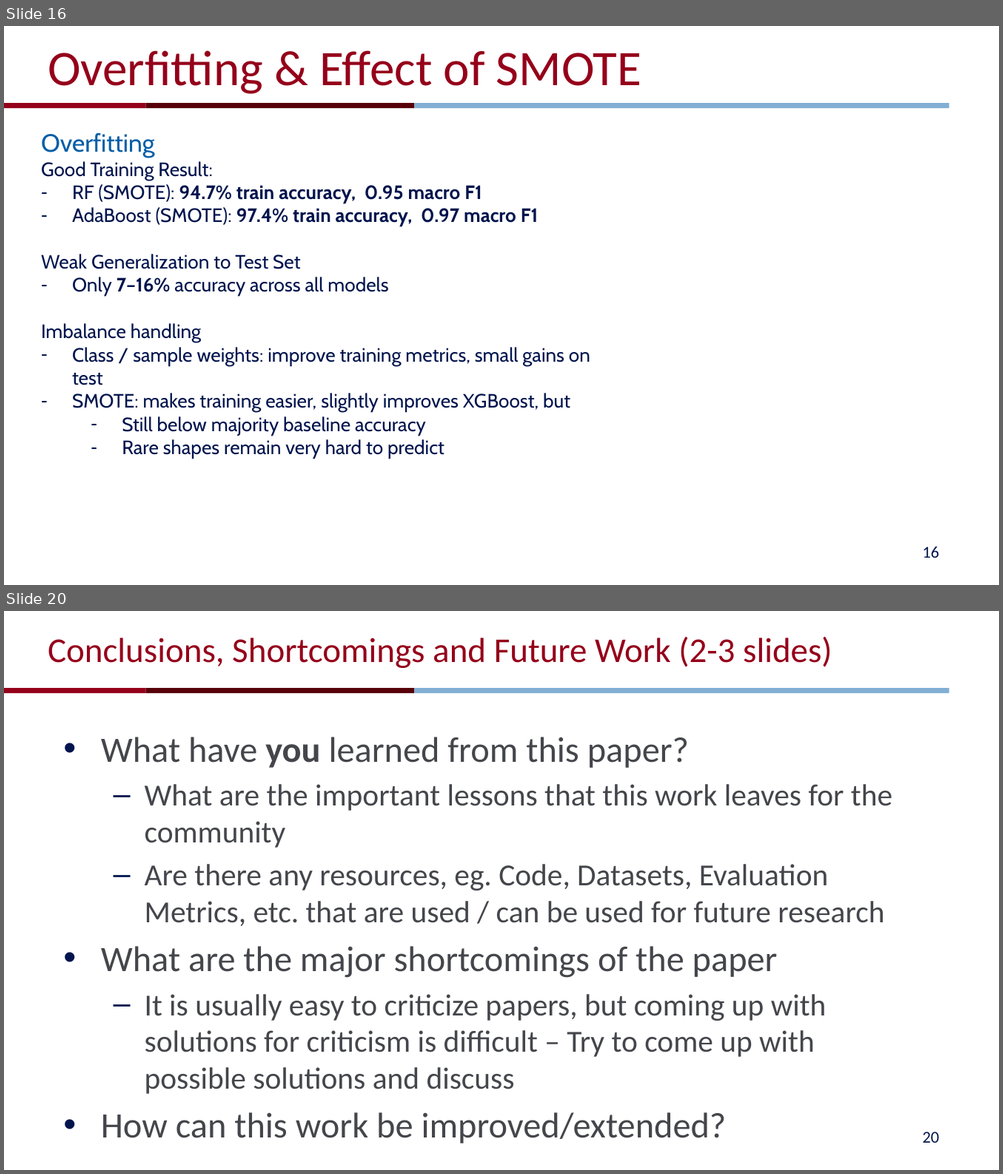
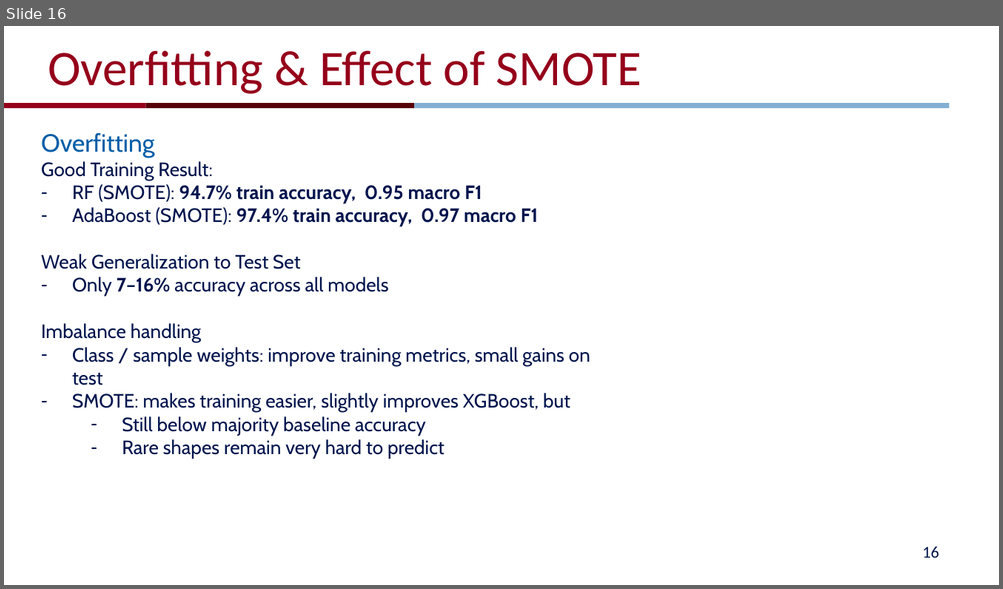
Before and after one commit to jingyig16/ufo-sightings, a slide deck: pre.pptx. Shown one above the other, each under a label of ours: slides 16 and 20 before the commit, slide 16 after it; the slides between them are not shown. The pictures are 1003x1174 and 1003x589 pixels, drawn with LibreOffice and Linux fonts; fonts in the diff are those of the drawing; background and template pictures are left out. Boxes give left, top, right and bottom in pixels: in the first picture for what was removed or moved away, otherwise in the second. Text is boxed around its words. In the diff, an @@ line names an element or a change of style, - is before the commit and + after.

```diff
--- a/pre.pptx
+++ b/pre.pptx
@@ slide 20 removed at [4, 611, 999, 1170], background #FFFFFF; not listed: 3 template elements that a slide beside it also shows @@
@@ title removed at [48, 637, 832, 668] @@
-Conclusions, Shortcomings and Future Work (2-3 slides)
@@ text removed at [101, 737, 892, 1094] @@
-• What have you learned from this paper?
-  – What are the important lessons that this work leaves for the community
-  – Are there any resources, eg. Code, Datasets, Evaluation Metrics, etc. that are used / can be used for future research
-• What are the major shortcomings of the paper
-  – It is usually easy to criticize papers, but coming up with solutions for criticism is difficult – Try to come up with possible solutions and discuss
-• How can this work be improved/extended?
@@ page number removed at [922, 1132, 939, 1143] @@
-20
```
Also in this commit, not shown: 1 slide changed, 4 other slides removed.
